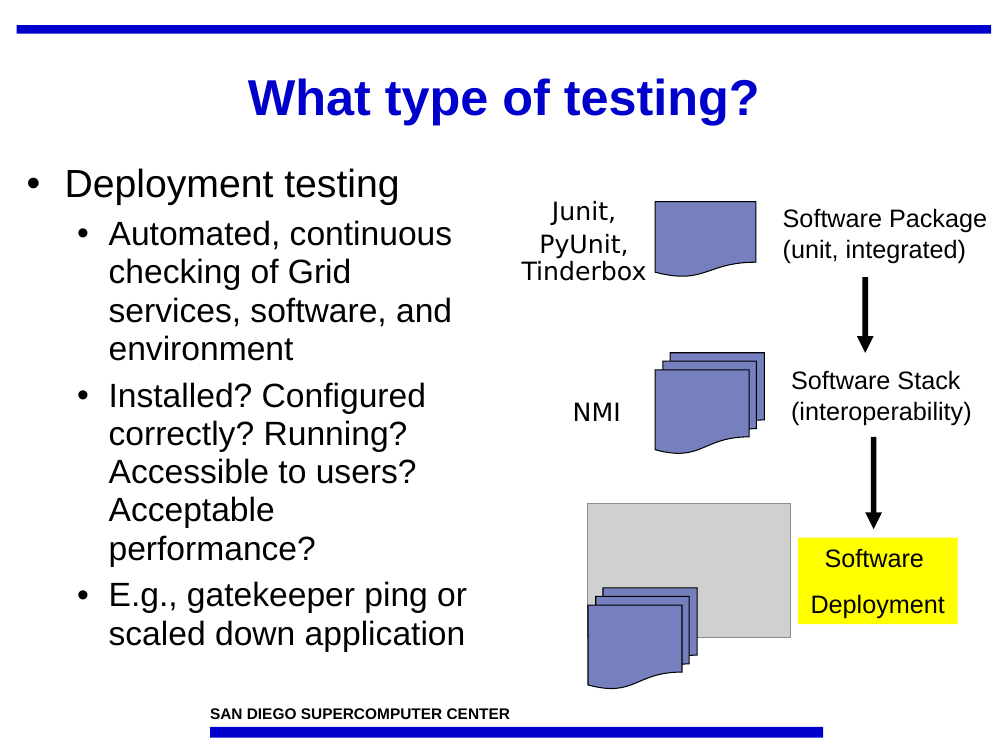
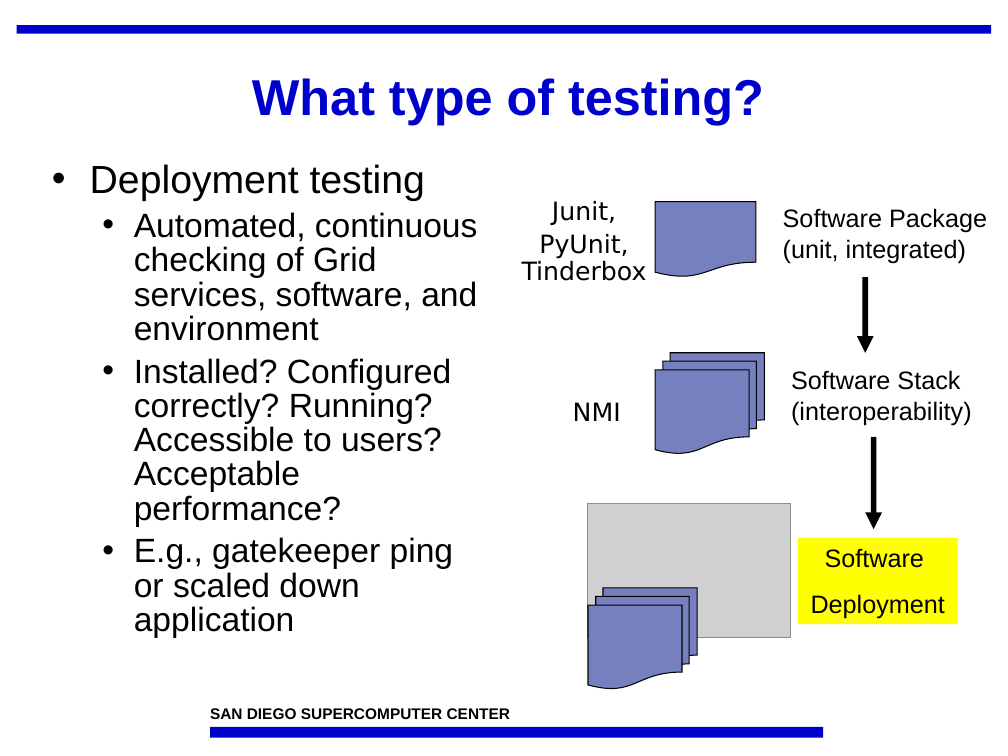
Before and after one commit to IncaProject/inca-xsede, a slide deck: slide 16 of talks/feb-06-workshop/overview.ppt (slide 15 before the commit). Drawn at 1008x756 pixels with LibreOffice and Linux fonts; fonts in the diff are those of the drawing; grey boxes stand for pictures; background and template pictures are left out. Boxes give left, top, right and bottom in pixels: in the first picture for what was removed or moved away, otherwise in the second. Text is boxed around its words. In the diff, an @@ line names an element or a change of style, - is before the commit and + after.

```diff
--- a/talks/feb-06-workshop/overview.ppt
+++ b/talks/feb-06-workshop/overview.ppt
@@ title "What type of testing?": place and size @@
-title "What type of testing?" at <box>248,78,760,125</box>
+title "What type of testing?" at <box>252,78,764,125</box>
@@ text "Deployment testing": place and size @@
-text "Deployment testing" at <box>65,168,467,652</box>
+text "Deployment testing" at <box>90,164,478,638</box>
@@ text "Deployment testing" at <box>90,164,478,638</box>: line spacing 0.95 to 0.85 @@
```
Also in this commit, not shown: 30 other slides changed, 2 slides added, 4 slides removed.
